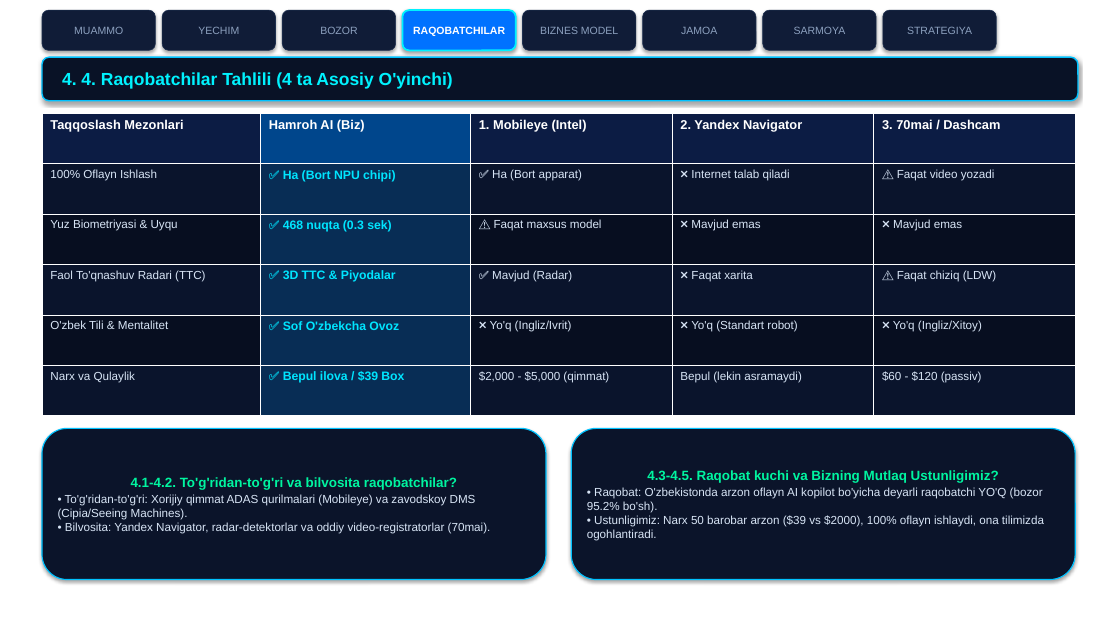
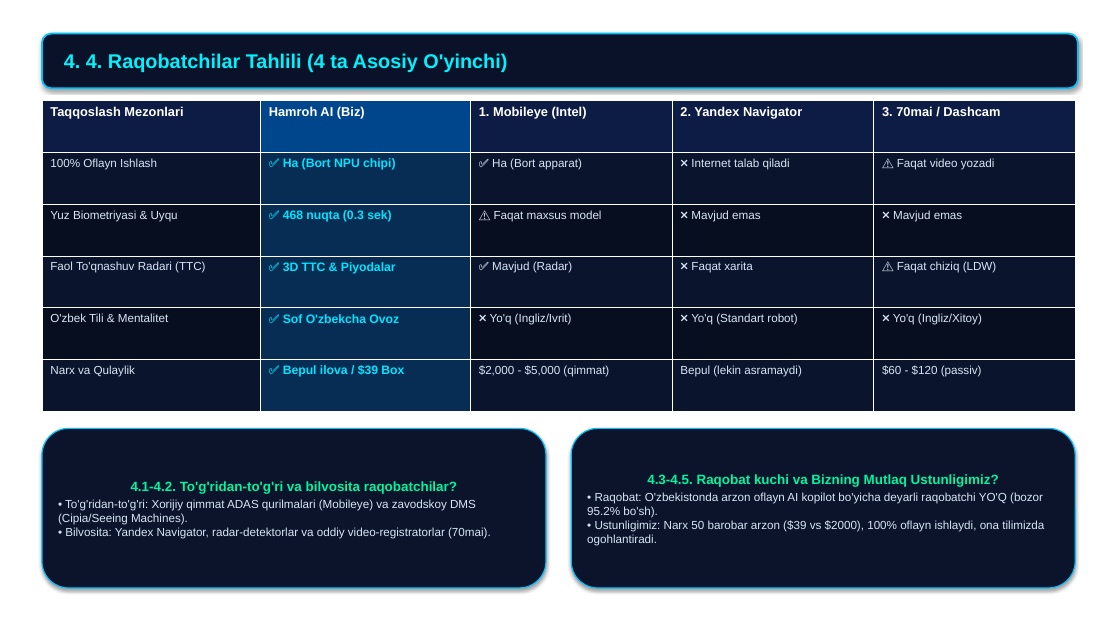
Before and after one commit to abdukamolismoilov5-dotcom/hamroh-ai, a slide deck: slide 7 of docs/presentations/1_HamrohAI_Canva_Shablon_Taqdimot_7000$.pptx. Drawn at 1120x630 pixels with LibreOffice and Linux fonts; fonts in the diff are those of the drawing; background and template pictures are left out. Boxes give left, top, right and bottom in pixels: in the first picture for what was removed or moved away, otherwise in the second. Text is boxed around its words. In the diff, an @@ line names an element or a change of style, - is before the commit and + after.

Commit message:
style: remove top navigation buttons and clean up slide layout

```diff
--- a/docs/presentations/1_HamrohAI_Canva_Shablon_Taqdimot_7000$.pptx
+++ b/docs/presentations/1_HamrohAI_Canva_Shablon_Taqdimot_7000$.pptx
@@ rounded rectangle removed at <box>42,10,155,50</box> @@
-MUAMMO
@@ rounded rectangle removed at <box>162,10,276,50</box> @@
-YECHIM
@@ rounded rectangle removed at <box>282,10,396,50</box> @@
-BOZOR
@@ rounded rectangle removed at <box>402,10,516,50</box> @@
-RAQOBATCHILAR
@@ rounded rectangle removed at <box>523,10,636,50</box> @@
-BIZNES MODEL
@@ rounded rectangle removed at <box>643,10,756,50</box> @@
-JAMOA
@@ rounded rectangle removed at <box>763,10,876,50</box> @@
-SARMOYA
@@ rounded rectangle removed at <box>883,10,996,50</box> @@
-STRATEGIYA
@@ rounded rectangle "4. 4. Raqobatchilar Tahlili (4 ...": place and size @@
-rounded rectangle "4. 4. Raqobatchilar Tahlili (4 ..." at <box>42,57,1078,101</box>
+rounded rectangle "4. 4. Raqobatchilar Tahlili (4 ..." at <box>42,34,1078,88</box>
@@ rounded rectangle "4. 4. Raqobatchilar Tahlili (4 ..." at <box>42,34,1078,88</box>: size 15 to 17 pt; fill #091226 to #091228; outline #00C2FF 1.2 pt to #00C2FF 1.5 pt @@
@@ table: place and size @@
-table at <box>42,113,1075,416</box>
+table at <box>42,101,1075,412</box>
@@ rounded rectangle "4.1-4.2. To'g'ridan-to'g'ri va bilvosita raqobatchilar?": place and size @@
-rounded rectangle "4.1-4.2. To'g'ridan-to'g'ri va bilvosita raqobatchilar?" at <box>42,429,546,580</box>
+rounded rectangle "4.1-4.2. To'g'ridan-to'g'ri va bilvosita raqobatchilar?" at <box>42,429,546,588</box>
@@ rounded rectangle "4.3-4.5. Raqobat kuchi va Bizning ...": place and size @@
-rounded rectangle "4.3-4.5. Raqobat kuchi va Bizning ..." at <box>571,429,1075,580</box>
+rounded rectangle "4.3-4.5. Raqobat kuchi va Bizning ..." at <box>571,429,1075,588</box>
```
Also in this commit, not shown: 11 other slides changed.
